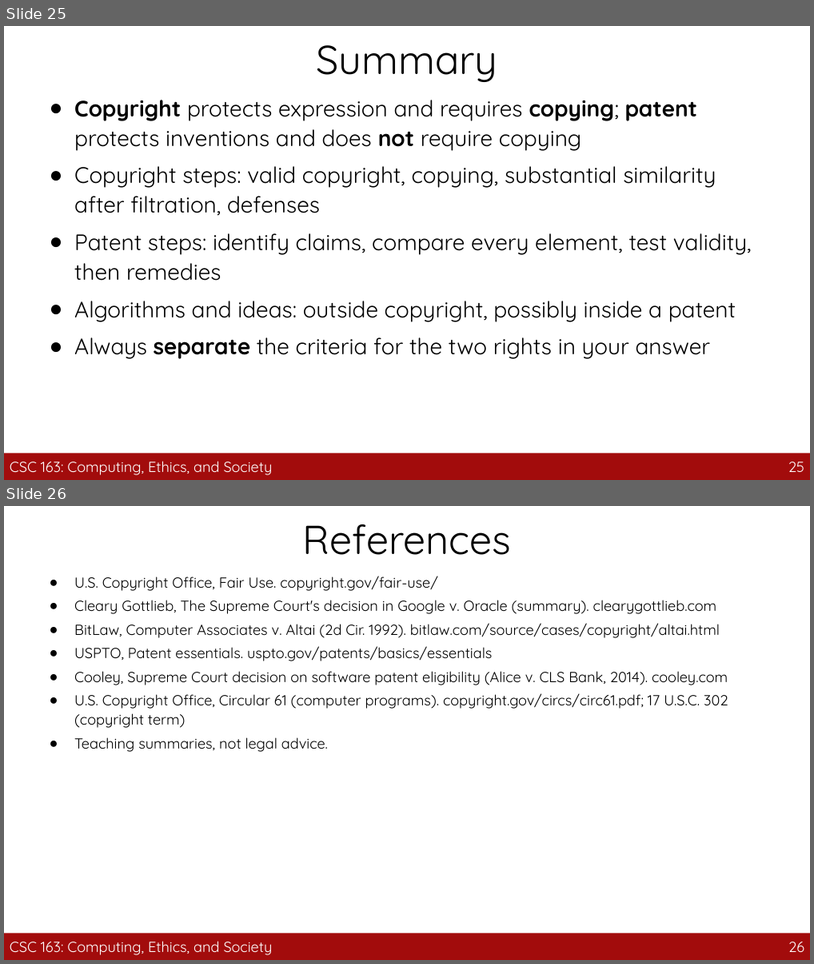
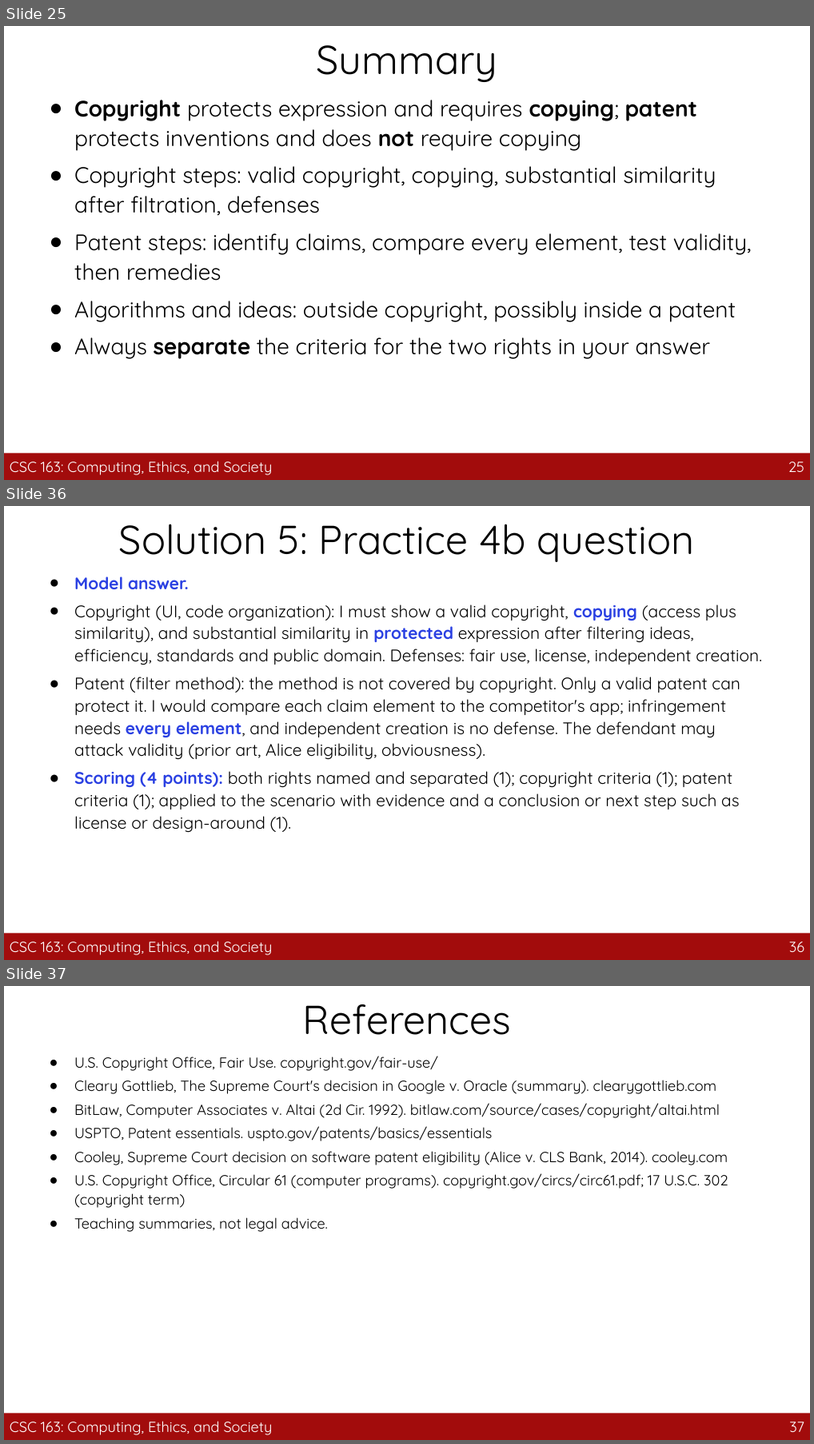
Before and after one commit to guhofstra/CSC163Fa26, a slide deck: PPTs/A2_Copyright_vs_Patent.pptx. Shown one above the other, each under a label of ours: slides 25 and 26 before the commit, slides 25, 36 and 37 after it; the slides between them are not shown. The pictures are 814x964 and 814x1444 pixels, drawn with LibreOffice and Linux fonts; fonts in the diff are those of the drawing. Boxes give left, top, right and bottom in pixels: in the first picture for what was removed or moved away, otherwise in the second. Text is boxed around its words. In the diff, an @@ line names an element or a change of style, - is before the commit and + after.

```diff
--- a/PPTs/A2_Copyright_vs_Patent.pptx
+++ b/PPTs/A2_Copyright_vs_Patent.pptx
@@ slide 36 added at (4, 506, 810, 960), background #FFFFFF @@
@@ title added at (119, 524, 695, 562), 36 pt, text #000000 @@
+Solution 5: Practice 4b question
@@ text added at (74, 576, 762, 832), 15 pt, text #000000 @@
+● Model answer.
+● Copyright (UI, code organization): I must show a valid copyright, copying (access plus similarity), and substantial similarity in protected expression after filtering ideas, efficiency, standards and public domain. Defenses: fair use, license, independent creation.
+● Patent (filter method): the method is not covered by copyright. Only a valid patent can protect it. I would compare each claim element to the competitor's app; infringement needs every element, and independent creation is no defense. The defendant may attack validity (prior art, Alice eligibility, obviousness).
+● Scoring (4 points): both rights named and separated (1); copyright criteria (1); patent criteria (1); applied to the scenario with evidence and a conclusion or next step such as license or design-around (1).
@@ rectangle added at (4, 932, 810, 959), fill #A20C0C @@
@@ text added at (10, 940, 273, 955), 13 pt, text #FFFFFF @@
+CSC 163: Computing, Ethics, and Society
@@ page number added at (790, 941, 805, 952), 13 pt, text #FFFFFF @@
+36
@@ what was slide 26 is now slide 37 @@
@@ page number at (790, 1421, 805, 1432): text changed @@
-26
+37
```
Also in this commit, not shown: 10 other slides added, 25 other files.
